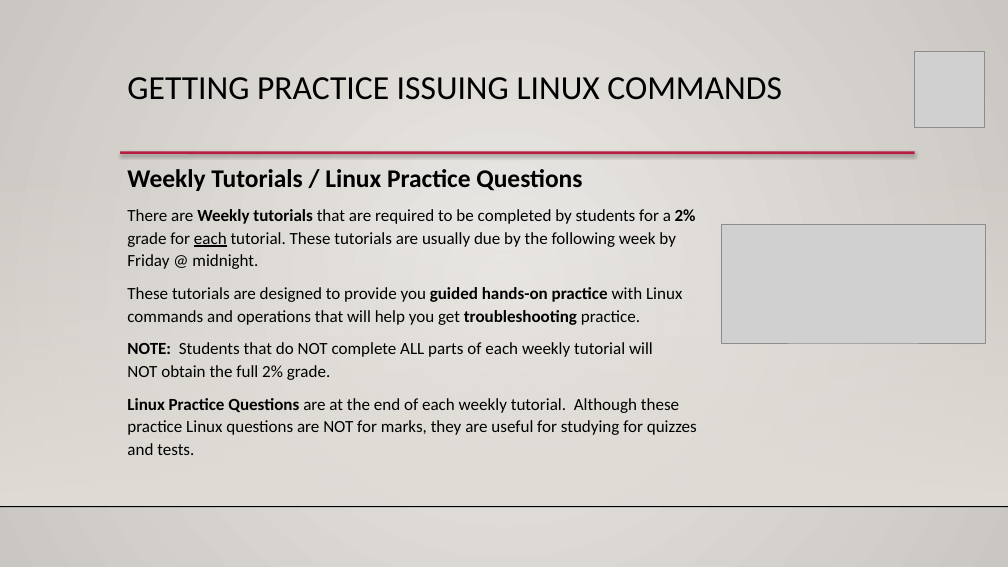
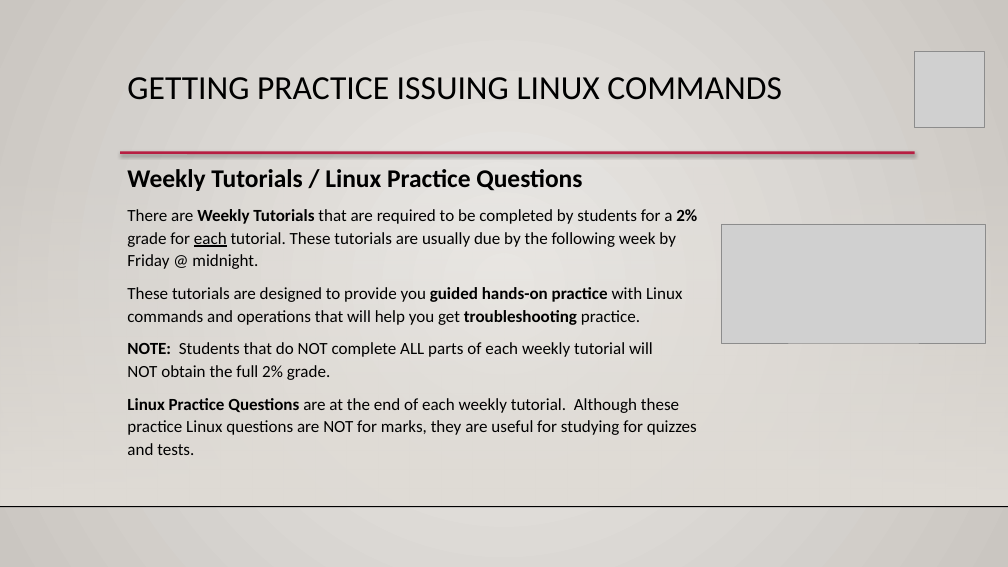
Before and after one commit to ULI101/slides, a slide deck: slide 11 of ULI101-1.2.pptx. Drawn at 1008x567 pixels with LibreOffice and Linux fonts; fonts in the diff are those of the drawing; grey boxes stand for pictures; background and template pictures are left out. Boxes give left, top, right and bottom in pixels: in the first picture for what was removed or moved away, otherwise in the second. Text is boxed around its words. In the diff, an @@ line names an element or a change of style, - is before the commit and + after.

Commit message:
Fixes Weekly Tutorial case typo.

```diff
--- a/ULI101-1.2.pptx
+++ b/ULI101-1.2.pptx
@@ text at (127, 209, 697, 269): text changed @@
-There are Weekly tutorials that are required to be completed by students for a 2% grade for each tutorial. These tutorials are usually due by the following week by Friday @ midnight.
+There are Weekly Tutorials that are required to be completed by students for a 2% grade for each tutorial. These tutorials are usually due by the following week by Friday @ midnight.
```
Also in this commit, not shown: 1 other file.
